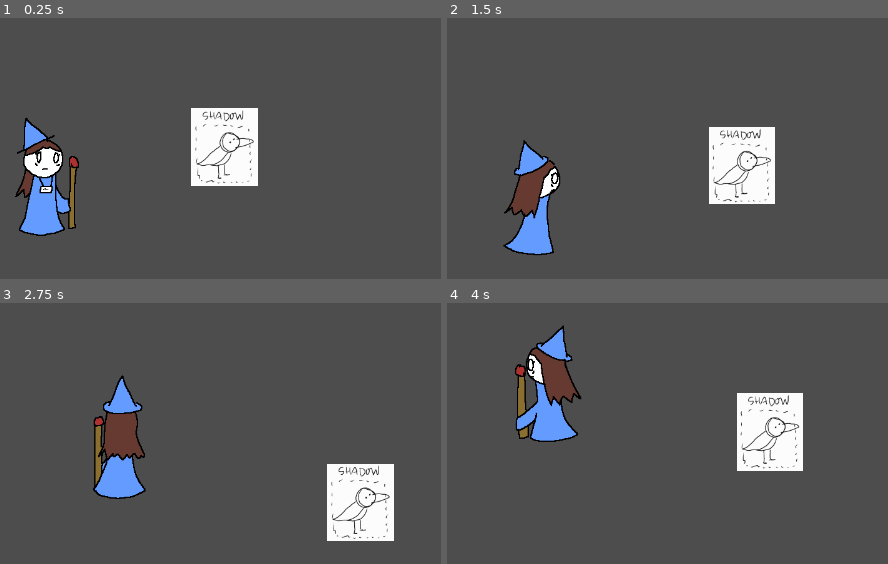
Above: before the commit, frames 1-4 (two rows, left to right).
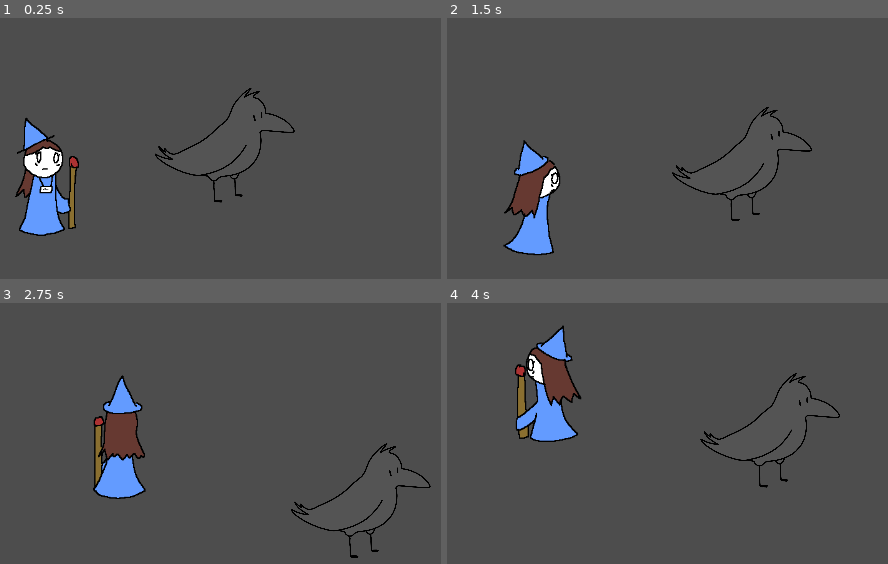
Above: after the commit, the same moments.

Repository: OceanUwU/pirate-15
Game: Godot game, scene res://scenes/main.tscn
Same seed, same stepped clock (60 frames per second), same inputs: the game is played once before the commit and once after it.
Inputs:
- Up to frame 1 (0.25 s): no input
- Up to frame 2 (1.5 s): hold Right (right) 0.53-1.28 s; hold Down (down) from 1.28 s (still down)
- Up to frame 3 (2.75 s): release Down (down) at 2.03 s; hold Right (right) from 2.03 s (still down)
- Up to frame 4 (4 s): release Right (right) at 2.78 s; hold Up (up) 2.78-3.53 s; hold Left (left) from 3.53 s (still down)

The runs differ from the first frame. In frame 1, 4.8% of the frame differs, in the area x 35-67%, y 26-71%; in frame 2, 4.7%; in frame 3, 4.8%; in frame 4, 4.8%.

Commit message:
idle animation sprite sheet added

Diff:
--- a/scenes/player.tscn
+++ b/scenes/player.tscn
@@ -1,10 +1,34 @@
-[gd_scene load_steps=9 format=3 uid="uid://cdf6ykr72br6j"]
+[gd_scene load_steps=10 format=3 uid="uid://cdf6ykr72br6j"]
 
 [ext_resource type="Script" path="res://scripts/player.gd" id="1_i5vcg"]
-[ext_resource type="Texture2D" uid="uid://q55rauqjhpsb" path="res://assets/img/crow placeholder.PNG" id="2_oqfgb"]
+[ext_resource type="Texture2D" uid="uid://bcsyv657pg8o8" path="res://assets/img/sprite_sheet.png" id="2_4r0ov"]
 
 [sub_resource type="RectangleShape2D" id="RectangleShape2D_3vgm8"]
 size = Vector2(92, 91)
+
+[sub_resource type="AnimationNodeAnimation" id="AnimationNodeAnimation_5ruse"]
+animation = &"new_animation"
+
+[sub_resource type="AnimationNodeStateMachine" id="AnimationNodeStateMachine_l3k5j"]
+states/End/position = Vector2(593, 100)
+states/Start/position = Vector2(371, 100)
+states/new_animation/node = SubResource("AnimationNodeAnimation_5ruse")
+states/new_animation/position = Vector2(485, 97)
+
+[sub_resource type="Animation" id="Animation_nxyth"]
+length = 0.001
+tracks/0/type = "value"
+tracks/0/imported = false
+tracks/0/enabled = true
+tracks/0/path = NodePath("Sprite2D:frame")
+tracks/0/interp = 1
+tracks/0/loop_wrap = true
+tracks/0/keys = {
+"times": PackedFloat32Array(0),
+"transitions": PackedFloat32Array(1),
+"update": 1,
+"values": [0]
+}
 
 [sub_resource type="Animation" id="Animation_8jvdm"]
 resource_name = "new_animation"
@@ -21,8 +45,9 @@
 "values": [0]
 }
 
-[sub_resource type="Animation" id="Animation_nxyth"]
-length = 0.001
+[sub_resource type="Animation" id="Animation_uj8s8"]
+resource_name = "idle"
+loop_mode = 2
 tracks/0/type = "value"
 tracks/0/imported = false
 tracks/0/enabled = true
@@ -30,32 +55,27 @@
 tracks/0/interp = 1
 tracks/0/loop_wrap = true
 tracks/0/keys = {
-"times": PackedFloat32Array(0),
-"transitions": PackedFloat32Array(1),
+"times": PackedFloat32Array(-0.1, 0.1, 0.2, 0.3, 0.4, 0.5),
+"transitions": PackedFloat32Array(1, 1, 1, 1, 1, 1),
 "update": 1,
-"values": [0]
+"values": [0, 1, 2, 3, 4, 5]
 }
 
 [sub_resource type="AnimationLibrary" id="AnimationLibrary_2itcy"]
 _data = {
 "RESET": SubResource("Animation_nxyth"),
+"idle": SubResource("Animation_uj8s8"),
 "new_animation": SubResource("Animation_8jvdm")
 }
-
-[sub_resource type="AnimationNodeAnimation" id="AnimationNodeAnimation_5ruse"]
-animation = &"new_animation"
-
-[sub_resource type="AnimationNodeStateMachine" id="AnimationNodeStateMachine_l3k5j"]
-states/End/position = Vector2(593, 100)
-states/Start/position = Vector2(371, 100)
-states/new_animation/node = SubResource("AnimationNodeAnimation_5ruse")
-states/new_animation/position = Vector2(485, 97)
 
 [node name="PlayerSprite" type="CharacterBody2D"]
 script = ExtResource("1_i5vcg")
 
 [node name="Sprite2D" type="Sprite2D" parent="."]
-texture = ExtResource("2_oqfgb")
+scale = Vector2(0.1, 0.1)
+texture = ExtResource("2_4r0ov")
+hframes = 3
+vframes = 2
 
 [node name="CollisionShape2D" type="CollisionShape2D" parent="."]
 position = Vector2(-1, 10.5)
@@ -63,9 +83,6 @@
 
 [node name="AnimationTree" type="AnimationTree" parent="."]
 deterministic = false
-libraries = {
-"": SubResource("AnimationLibrary_2itcy")
-}
 tree_root = SubResource("AnimationNodeStateMachine_l3k5j")
 anim_player = NodePath("../AnimationPlayer")
 
--- a/scripts/player.gd
+++ b/scripts/player.gd
@@ -17,7 +17,7 @@
 	#update_animation_parameter(input_direction)
 
 	velocity = input_direction * move_speed
-	pick_move_state()
+	## pick_move_state()
 	move_and_slide()
 
 
Binary file added: assets/img/sprite_sheet.png
Not shown, added: assets/img/sprite_sheet.png.import
Binary file added: scenes/sprite_sheet.png
Not shown, added: scenes/sprite_sheet.png.import
